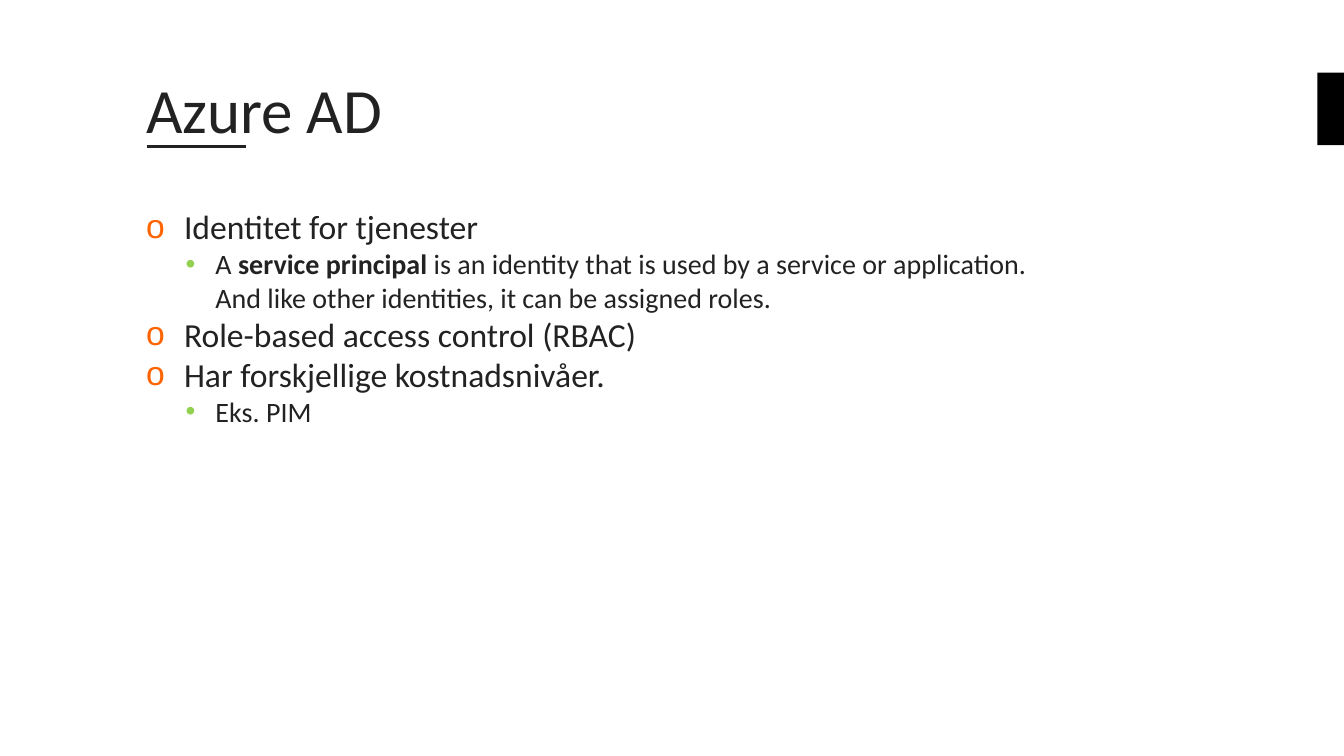
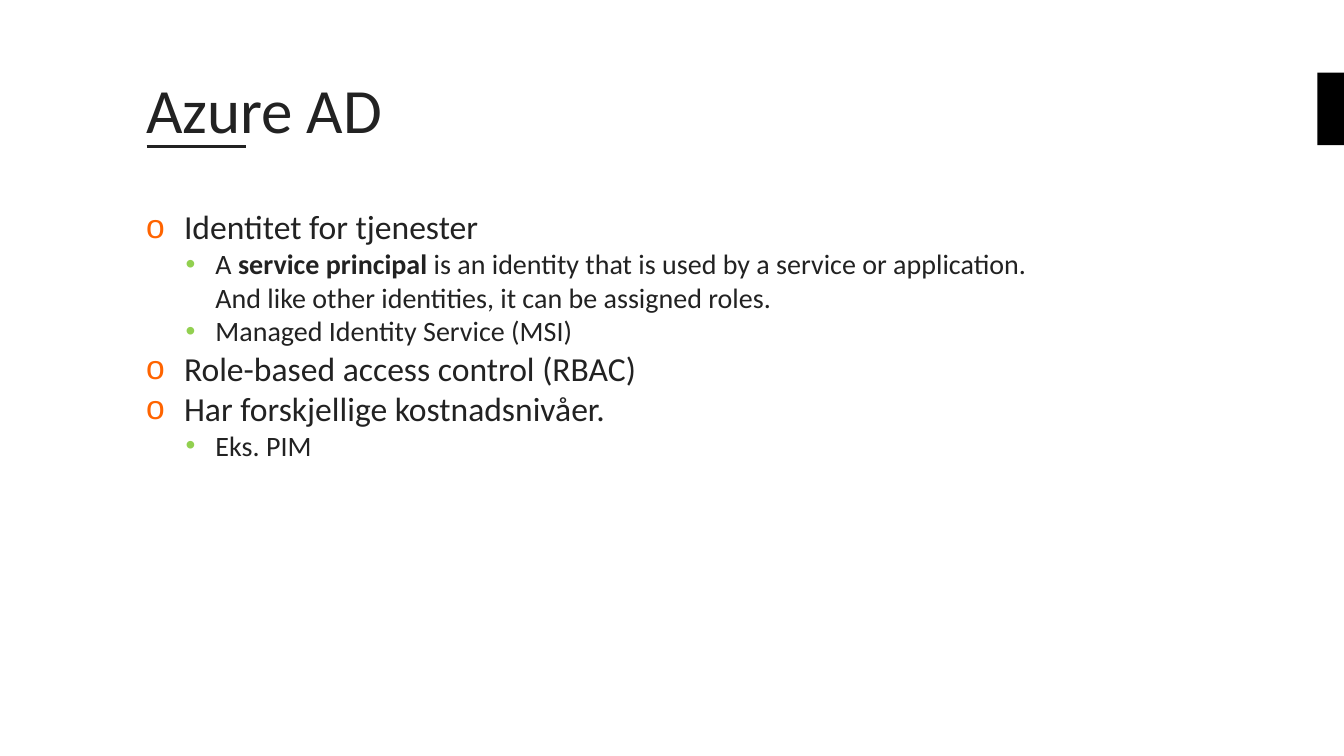
Before and after one commit to bouvet/azure-workshops, a slide deck: slide 13 of Workshop_3/Presentasjon/Azureskolen-Workshop#3.pptx. Drawn at 1344x756 pixels with LibreOffice and Linux fonts; fonts in the diff are those of the drawing; background and template pictures are left out. Boxes give left, top, right and bottom in pixels: in the first picture for what was removed or moved away, otherwise in the second. Text is boxed around its words. In the diff, an @@ line names an element or a change of style, - is before the commit and + after.

```diff
--- a/Workshop_3/Presentasjon/Azureskolen-Workshop#3.pptx
+++ b/Workshop_3/Presentasjon/Azureskolen-Workshop#3.pptx
@@ text at (x1=215, y1=320, x2=572, y2=346): paragraph added @@
+  • Managed Identity Service (MSI)
```
Also in this commit, not shown: 6 other slides changed, 1 slide removed.
